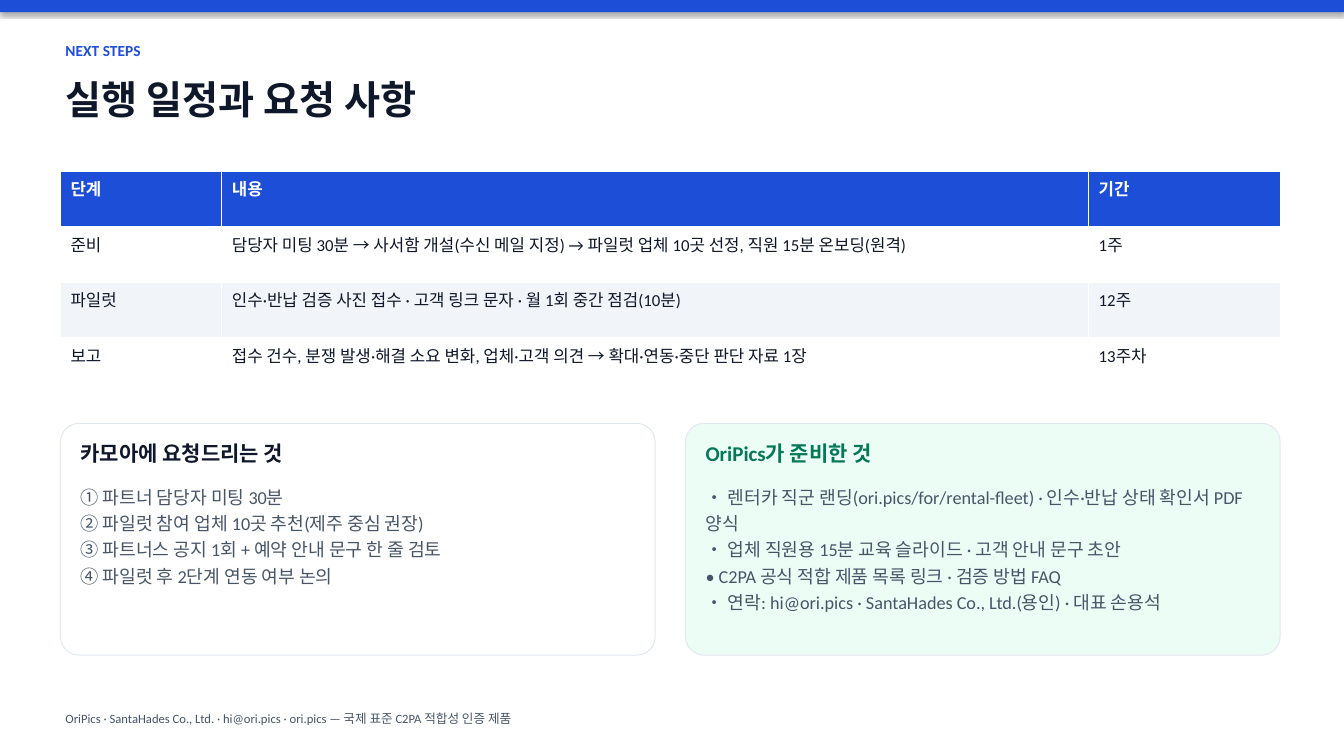
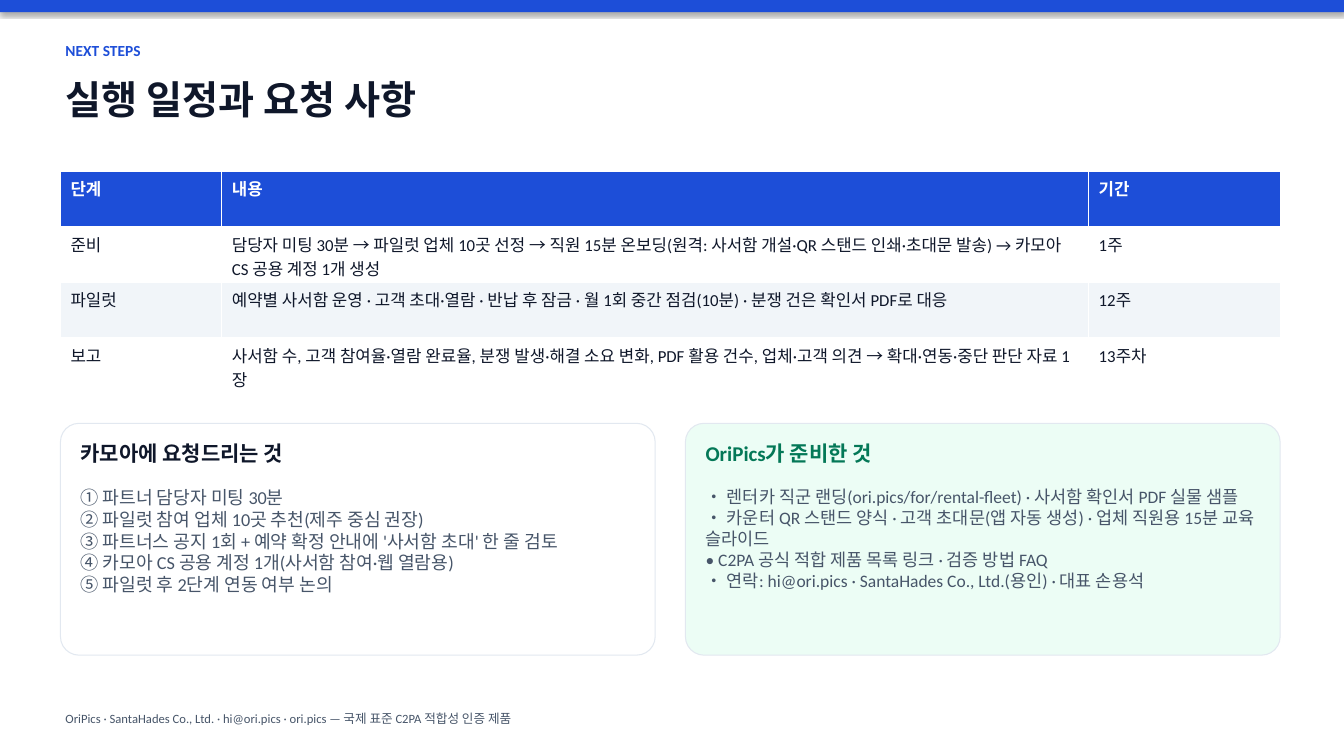
Before and after one commit to SantaHades/OriPics-MVP-Front, a slide deck: slide 11 of docs/gtm/proposal-carmore.pptx (slide 10 before the commit). Drawn at 1344x756 pixels with LibreOffice and Linux fonts; fonts in the diff are those of the drawing. Boxes give left, top, right and bottom in pixels: in the first picture for what was removed or moved away, otherwise in the second. Text is boxed around its words. In the diff, an @@ line names an element or a change of style, - is before the commit and + after.

```diff
--- a/docs/gtm/proposal-carmore.pptx
+++ b/docs/gtm/proposal-carmore.pptx
@@ table at [60, 171, 1280, 393] @@
-row 2, column 2: 담당자 미팅 30분 → 사서함 개설(수신 메일 지정) → 파일럿 업체 10곳 선정, 직원 15분 온보딩(원격)
+row 2, column 2: 담당자 미팅 30분 → 파일럿 업체 10곳 선정 → 직원 15분 온보딩(원격: 사서함 개설·QR 스탠드 인쇄·초대문 발송) → 카모아 CS 공용 계정 1개 생성
-row 3, column 2: 인수·반납 검증 사진 접수 · 고객 링크 문자 · 월 1회 중간 점검(10분)
+row 3, column 2: 예약별 사서함 운영 · 고객 초대·열람 · 반납 후 잠금 · 월 1회 중간 점검(10분) · 분쟁 건은 확인서 PDF로 대응
-row 4, column 2: 접수 건수, 분쟁 발생·해결 소요 변화, 업체·고객 의견 → 확대·연동·중단 판단 자료 1장
+row 4, column 2: 사서함 수, 고객 참여율·열람 완료율, 분쟁 발생·해결 소요 변화, PDF 활용 건수, 업체·고객 의견 → 확대·연동·중단 판단 자료 1장
@@ text at [706, 488, 1254, 547]: text changed; size 13 to 12.5 pt @@
-• 렌터카 직군 랜딩(ori.pics/for/rental-fleet) · 인수·반납 상태 확인서 PDF 양식
-• 업체 직원용 15분 교육 슬라이드 · 고객 안내 문구 초안
+• 렌터카 직군 랜딩(ori.pics/for/rental-fleet) · 사서함 확인서 PDF 실물 샘플
+• 카운터 QR 스탠드 양식 · 고객 초대문(앱 자동 생성) · 업체 직원용 15분 교육 슬라이드
@@ text at [81, 532, 557, 593]: text changed @@
-③ 파트너스 공지 1회 + 예약 안내 문구 한 줄 검토
-④ 파일럿 후 2단계 연동 여부 논의
+③ 파트너스 공지 1회 + 예약 확정 안내에 '사서함 초대' 한 줄 검토
+④ 카모아 CS 공용 계정 1개(사서함 참여·웹 열람용)
+⑤ 파일럿 후 2단계 연동 여부 논의
@@ text at [81, 510, 424, 529]: line spacing 1.2 to 1 @@
@@ text at [718, 551, 1144, 590]: size 13 to 12.5 pt in "• C2PA 공식 적합 제품 목록 링크 ...", "• 연락: hi@ori.pics · SantaHades Co., Ltd.(용인) ..."; line spacing 1.2 to 1 @@
```
Also in this commit, not shown: 6 other slides changed, 1 slide added, 3 other files.
